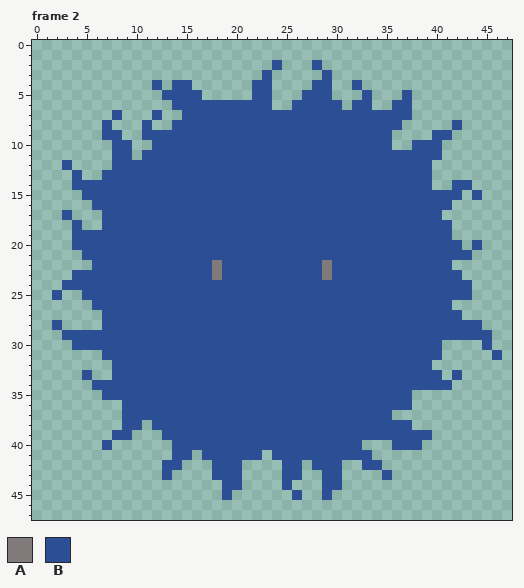
Pixel-art file: save-the-hangman/bichitos/bichito_maximo.aseprite. The picture above is the old version.
48x48 pixels, 2 frames. Shown: frame 2. The commit also changed other frames, which this record leaves out.
Visible layers, top first: "Layer 2", "Layer 1".
Palette (. is transparent): A #807b7a  B #2b4e95
Pixels before, frame 2, first column x 2:
 2 ......................B...B..................
 3 .....................B.....B.................
 4 ..........B.BB......BB....BB..B..............
 5 ...........BBBB.....BB...BBB...B...B.........
 6 ............BBBBBBBBBB..BBBBB.BB..BB.........
 7 ......B...B..BBBBBBBBBBBBBBBBBBBBBBB.........
 8 .....B...B..BBBBBBBBBBBBBBBBBBBBBBB.....B....
 9 .....BB..BBBBBBBBBBBBBBBBBBBBBBBBB....BB.....
10 ......BB..BBBBBBBBBBBBBBBBBBBBBBBB..BBB......
11 ......BB.BBBBBBBBBBBBBBBBBBBBBBBBBBBBBB......
12 .B....BBBBBBBBBBBBBBBBBBBBBBBBBBBBBBBB.......
13 ..B..BBBBBBBBBBBBBBBBBBBBBBBBBBBBBBBBB.......
14 ..BBBBBBBBBBBBBBBBBBBBBBBBBBBBBBBBBBBB..BB...
15 ...BBBBBBBBBBBBBBBBBBBBBBBBBBBBBBBBBBBBBB.B..
16 ....BBBBBBBBBBBBBBBBBBBBBBBBBBBBBBBBBBBB.....
17 .B...BBBBBBBBBBBBBBBBBBBBBBBBBBBBBBBBBB......
18 ..B..BBBBBBBBBBBBBBBBBBBBBBBBBBBBBBBBBBB.....
19 ..BBBBBBBBBBBBBBBBBBBBBBBBBBBBBBBBBBBBBB.....
20 ..BBBBBBBBBBBBBBBBBBBBBBBBBBBBBBBBBBBBBBB.B..
21 ...BBBBBBBBBBBBBBBBBBBBBBBBBBBBBBBBBBBBBBB...
22 ....BBBBBBBBBBBBABBBBBBBBBBABBBBBBBBBBBB.....
23 ..BBBBBBBBBBBBBBABBBBBBBBBBABBBBBBBBBBBBB....
24 .BBBBBBBBBBBBBBBBBBBBBBBBBBBBBBBBBBBBBBBBB...
25 B..BBBBBBBBBBBBBBBBBBBBBBBBBBBBBBBBBBBBBBB...
26 ....BBBBBBBBBBBBBBBBBBBBBBBBBBBBBBBBBBBB.....
27 .....BBBBBBBBBBBBBBBBBBBBBBBBBBBBBBBBBBBB....
28 B....BBBBBBBBBBBBBBBBBBBBBBBBBBBBBBBBBBBBBB..
29 .BBBBBBBBBBBBBBBBBBBBBBBBBBBBBBBBBBBBBBBBBBB.
30 ..BBBBBBBBBBBBBBBBBBBBBBBBBBBBBBBBBBBBB....B.
31 .....BBBBBBBBBBBBBBBBBBBBBBBBBBBBBBBBBB.....B
32 ......BBBBBBBBBBBBBBBBBBBBBBBBBBBBBBBB.......
33 ...B..BBBBBBBBBBBBBBBBBBBBBBBBBBBBBBBBB.B....
34 ....BBBBBBBBBBBBBBBBBBBBBBBBBBBBBBBBBBBB.....
35 .....BBBBBBBBBBBBBBBBBBBBBBBBBBBBBBB.........
36 .......BBBBBBBBBBBBBBBBBBBBBBBBBBBBB.........
37 .......BBBBBBBBBBBBBBBBBBBBBBBBBBB...........
38 .......BB.BBBBBBBBBBBBBBBBBBBBBBBBBB.........
39 ......BB...BBBBBBBBBBBBBBBBBBBBBBBBBBB.......
40 .....B......BBBBBBBBBBBBBBBBBBB...BBB........
41 ............BB.BBBBBB.BBBBBBBBBB.............
42 ...........BB...BBB....BB.BBB..BB............
43 ...........B....BBB....BB..BB....B...........
44 .................BB....B...BB................
45 .................B......B..B.................
Now the later version:
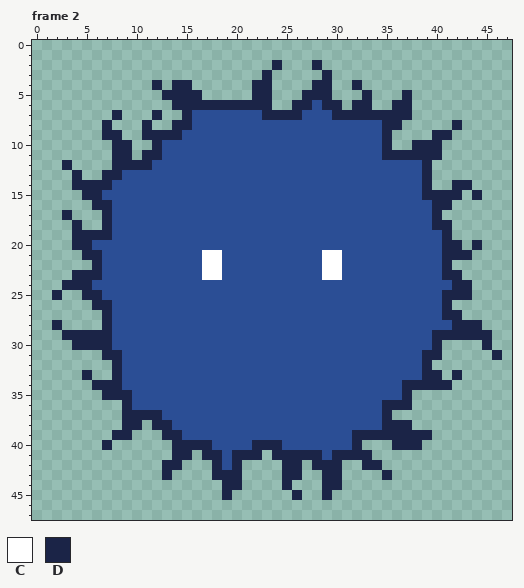
Colours new in this view: C #ffffff  D #1b2447
Diff:
Changed rows in their new state; - is an unchanged pixel.
Frame 2, layers "Layer 2", "Layer 1":
first column x 2:
 2 ----------------------D---D------------------
 3 ---------------------D-----D-----------------
 4 ----------D-DD------DD----DD--D--------------
 5 -----------DDDD-----DD---DDD---D---D---------
 6 ------------DDDDDDDDDD--DD-DD-DD--DD---------
 7 ------D---D--D-------DDDD---DDDDDDDD---------
 8 -----D---D--DD-------------------DD-----D----
 9 -----DD--DDDD--------------------D----DD-----
10 ------DD--D----------------------D--DDD------
11 ------DD-DD----------------------DDDDDD------
12 -D----DDDD---------------------------D-------
13 --D--DD------------------------------D-------
14 --DDDD-------------------------------D--DD---
15 ---DD--------------------------------DDDD-D--
16 ----DD--------------------------------DD-----
17 -D---D--------------------------------D------
18 --D--D--------------------------------DD-----
19 --DDDD---------------------------------D-----
20 --DD-----------------------------------DD-D--
21 ---DD----------CC----------CC----------DDD---
22 ----D----------CC----------CC----------D-----
23 --DDD----------CC----------CC----------DD----
24 -DDD------------------------------------DD---
25 D--DD----------------------------------DDD---
26 ----DD---------------------------------D-----
27 -----D---------------------------------DD----
28 D----D----------------------------------DDD--
29 -DDDDD--------------------------------DDDDDD-
30 --DDDD--------------------------------D----D-
31 -----DD------------------------------DD-----D
32 ------D------------------------------D-------
33 ---D--D------------------------------DD-D----
34 ----DDD----------------------------DDDDD-----
35 -----DDD---------------------------D---------
36 -------D-------------------------DDD---------
37 -------DDDD----------------------D-----------
38 -------DD-DD---------------------DDD---------
39 ------DD---DD-----------------DDDDDDDD-------
40 -----D------DDDD----DDD-------D---DDD--------
41 ------------DD-DD-DDD-DDDDD-DDDD-------------
42 -----------DD---D-D----DD-DDD--DD------------
43 -----------D----DDD----DD--DD----D-----------
44 -----------------DD----D---DD----------------
45 -----------------D------D--D-----------------
Boxes around the changes in both pictures, in picture pixels (x1, y1, x2, y2):
changed: (52, 60, 502, 500)
